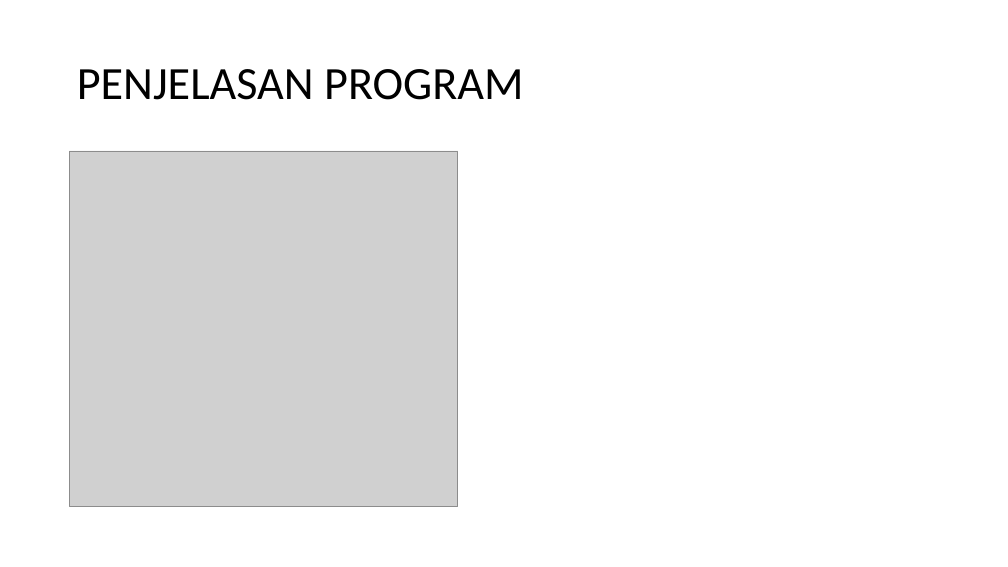
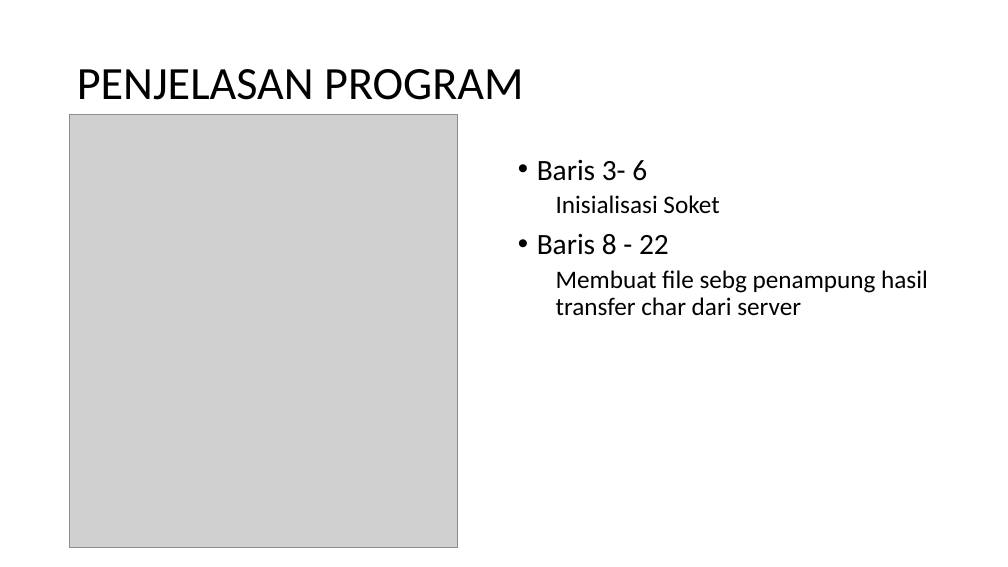
Before and after one commit to jeffrynasri/Kuliah-Progjar-E, a slide deck: slide 3 of TUGAS PROTOKOL.pptx (slide 2 before the commit). Drawn at 1008x567 pixels with LibreOffice and Linux fonts; fonts in the diff are those of the drawing; grey boxes stand for pictures; background and template pictures are left out. Boxes give left, top, right and bottom in pixels: in the first picture for what was removed or moved away, otherwise in the second. Text is boxed around its words. In the diff, an @@ line names an element or a change of style, - is before the commit and + after.

Commit message:
PEnambahan Penjelasan Kodingan

```diff
--- a/TUGAS PROTOKOL.pptx
+++ b/TUGAS PROTOKOL.pptx
@@ picture added at box(70, 114, 458, 548) @@
@@ text added at box(537, 159, 928, 316), 24 pt, text #000000 @@
+• Baris 3- 6
+  Inisialisasi Soket
+• Baris 8 - 22
+  Membuat file sebg penampung hasil transfer char dari server
```
Also in this commit, not shown: 1 other slide changed.
